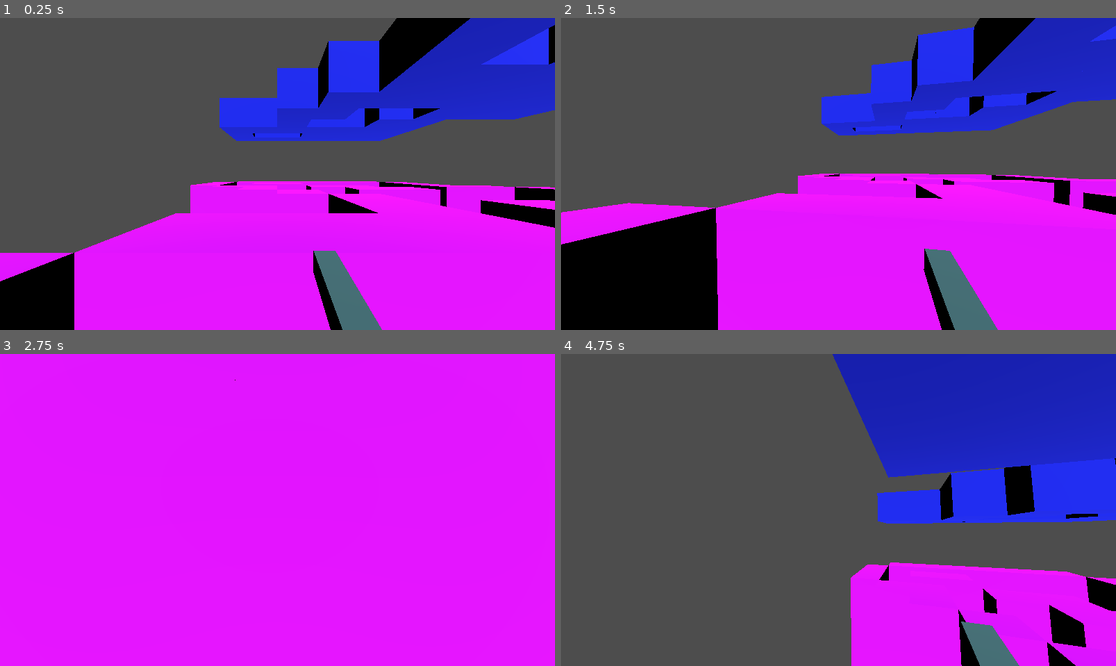
Above: before the commit, frames 1-4 (two rows, left to right).
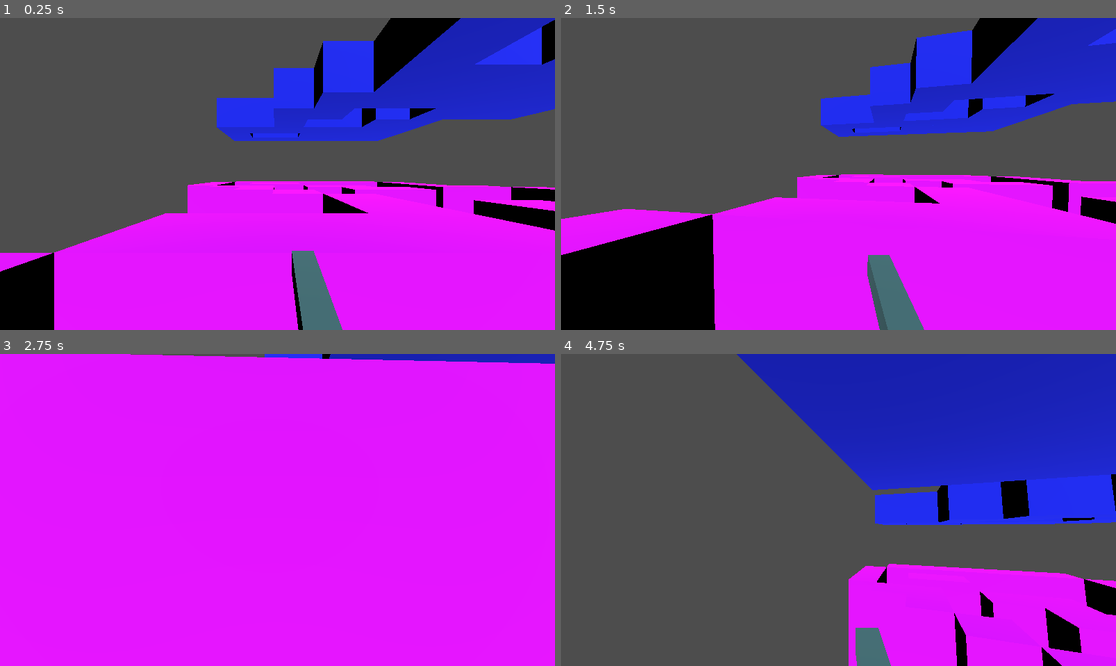
Above: after the commit, the same moments.

Repository: scoutantho/simplictyjam2
Game: Godot game, scene res://Scenes/game.tscn
Two runs of this game, one before a commit and one after it. Both use one fixed random seed, a clock stepped at 60 frames per second and the inputs below.
Inputs (mouse positions are in pixels of both pictures, inside the frame that each line leads up to):
- Up to frame 1 (0.25 s): no input
- Up to frame 2 (1.5 s): move the mouse to (866, 174) at 0.52 s; hold W (move_up) 0.53-1.28 s; hold Right mouse button (right_click) 0.53-1.28 s; tap Space (move_jump) at 0.77 s; move the mouse to (727, 189) at 1.27 s; hold S (move_down) from 1.28 s (still down); right-click (727, 189) at 1.35 s
- Up to frame 3 (2.75 s): tap Space (move_jump) at 1.52 s; move the mouse to (288, 503) at 2.02 s; release S (move_down) at 2.03 s; hold W (move_up) from 2.03 s (still down); hold Right mouse button (right_click) from 2.03 s (still down)
- Up to frame 4 (4.75 s): move the mouse to (810, 572) at 2.77 s; release Right mouse button (right_click) at 2.78 s; right-click (810, 572) at 2.85 s; tap Space (move_jump) at 3.02, 3.77, 4.52 s; move the mouse to (877, 513) at 3.52 s; hold Right mouse button (right_click) 3.53-4.28 s; move the mouse to (672, 463) at 4.27 s; release W (move_up) at 4.28 s; hold Left (move_left) from 4.28 s (still down); right-click (672, 463) at 4.35 s

The runs differ from the first frame. In frame 1, 6.7% of the frame differs, in the area x 0-100%, y 0-100%; in frame 2, 8.1%; in frame 3, 1.2%; in frame 4, 10%, in the area x 31-100%, y 0-100%.

Commit message:
Refactor player scene structure and implement head bobbing effect in player movement

Diff:
--- a/Scenes/player.tscn
+++ b/Scenes/player.tscn
@@ -24,7 +24,7 @@
 [node name="Camera" type="Camera3D" parent="Head"]
 current = true
 
+[node name="BaguetteMagique" parent="Head" instance=ExtResource("2_8eucf")]
+transform = Transform3D(1, 0, 0, 0, 0.103782, 0.9946, 0, -0.9946, 0.103782, 0.214669, -0.452098, -0.437548)
+
 [node name="Player" type="Node3D" parent="."]
-
-[node name="Node3D" parent="." instance=ExtResource("2_8eucf")]
-transform = Transform3D(1, 0, 0, 0, 0.103782, 0.9946, 0, -0.9946, 0.103782, 0.214669, 0.22073, -0.437548)
--- a/Scripts/player.gd
+++ b/Scripts/player.gd
@@ -4,6 +4,11 @@
 const SPEED = 5.0
 const JUMP_VELOCITY = 4.5
 const SENSITIVTY :=  0.001
+
+#bob variables
+const BOB_FREQ := 2.0
+const BOB_AMP := 0.1
+var bob_timer := 0.0
 
 @onready var head = $Head
 @onready var camera = $Head/Camera
@@ -42,4 +47,14 @@
 		velocity.x = move_toward(velocity.x, 0, SPEED)
 		velocity.z = move_toward(velocity.z, 0, SPEED)
 
+	#HEad bob
+	bob_timer +=  delta * velocity.length() * float(is_on_floor()) # is on floor will give 1 or 0 so it will make the bob_timer = 0 when the player is in air
+	camera.transform.origin = _headbob(bob_timer)
+
 	move_and_slide()
+
+func _headbob(timer: float) -> Vector3:
+	var bob_offset = Vector3(0, 0, 0)
+	bob_offset.y = abs(sin(timer * BOB_FREQ)) * BOB_AMP
+	bob_offset.x = abs(cos(timer * BOB_FREQ * 0.5)) * BOB_AMP
+	return bob_offset
